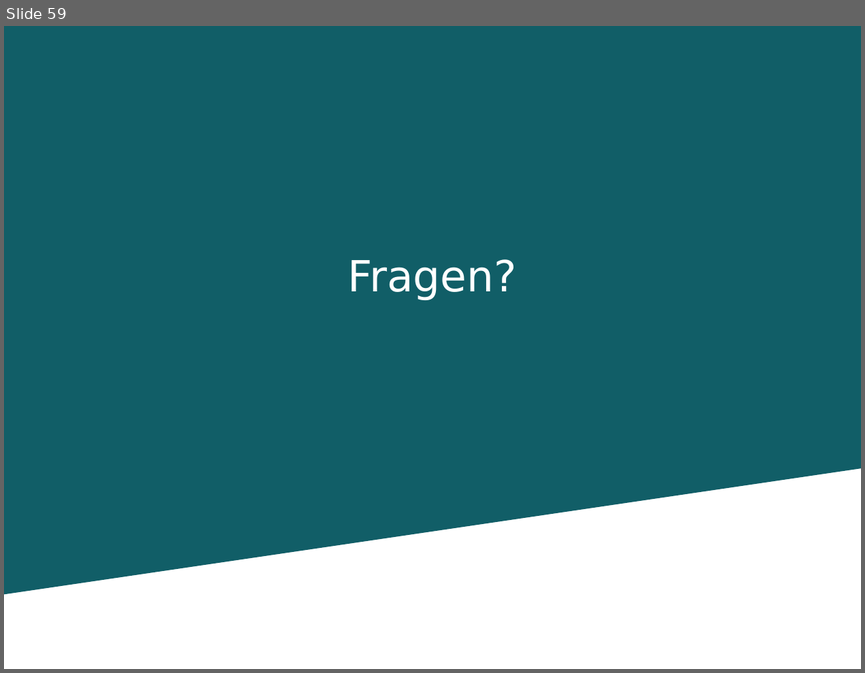
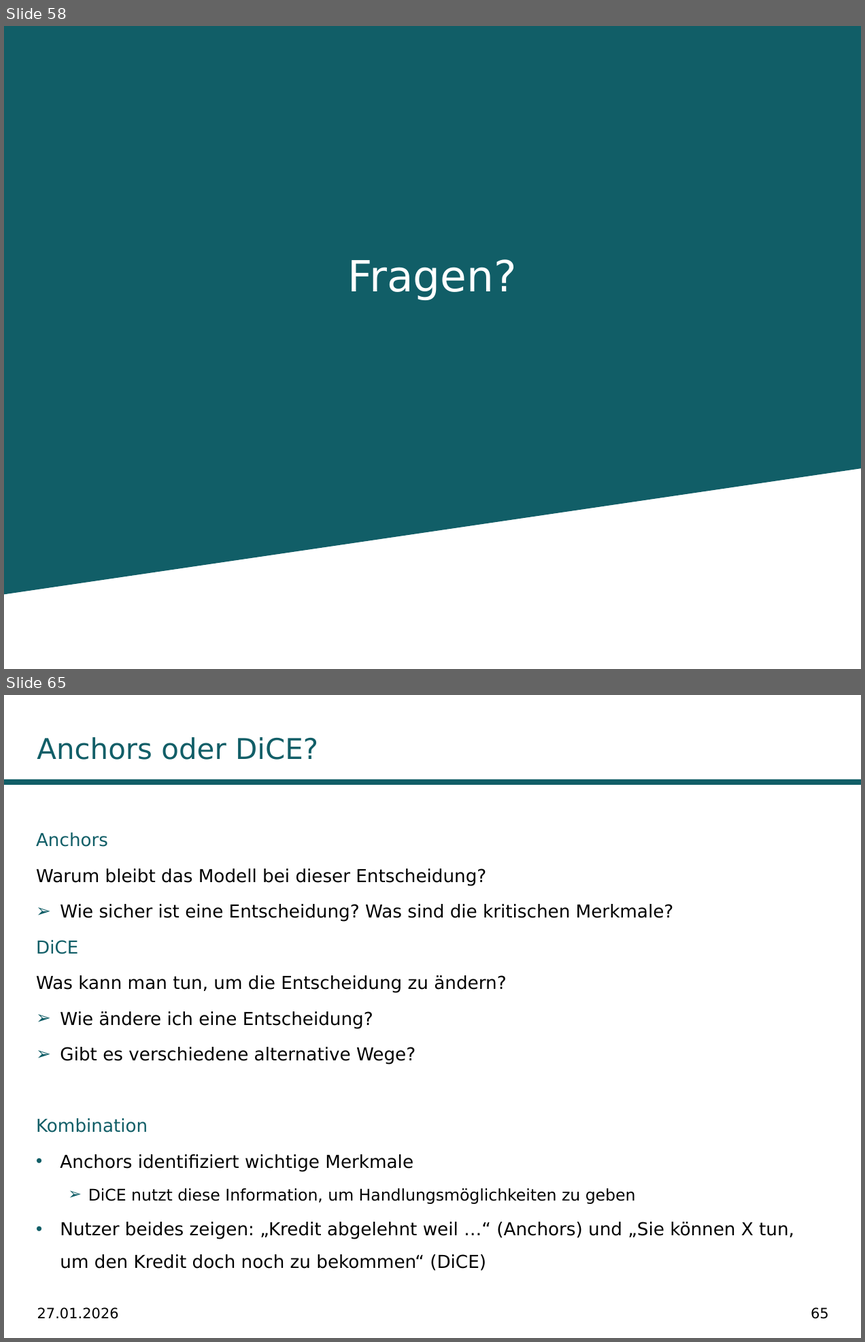
Before and after one commit to fabiw98/Seminar_DICE, a slide deck: Präsentation/PräsentationDiCE.pptx. Shown one above the other, each under a label of ours: slide 59 before the commit, slides 58 and 65 after it; the slides between them are not shown. The pictures are 865x673 and 865x1342 pixels, drawn with LibreOffice and Linux fonts; fonts in the diff are those of the drawing; background and template pictures are left out. Boxes give left, top, right and bottom in pixels: in the first picture for what was removed or moved away, otherwise in the second. Text is boxed around its words. In the diff, an @@ line names an element or a change of style, - is before the commit and + after.

```diff
--- a/Präsentation/PräsentationDiCE.pptx
+++ b/Präsentation/PräsentationDiCE.pptx
@@ slide 65 added at (x1=4, y1=695, x2=861, y2=1338), background #FFFFFF @@
@@ title added at (x1=37, y1=737, x2=318, y2=760), 24 pt, text #115E67 @@
+Anchors oder DiCE?
@@ rectangle added at (x1=4, y1=779, x2=861, y2=784), fill #115E67 @@
@@ text added at (x1=36, y1=832, x2=794, y2=1270), 15 pt, text #000000 @@
+Anchors
+Warum bleibt das Modell bei dieser Entscheidung?
+➢ Wie sicher ist eine Entscheidung? Was sind die kritischen Merkmale?
+DiCE
+Was kann man tun, um die Entscheidung zu ändern?
+➢ Wie ändere ich eine Entscheidung?
+➢ Gibt es verschiedene alternative Wege?
+Kombination
+• Anchors identifiziert wichtige Merkmale
+  ➢ DiCE nutzt diese Information, um Handlungsmöglichkeiten zu geben
+• Nutzer beides zeigen: „Kredit abgelehnt weil …“ (Anchors) und „Sie können X tun, um den Kredit doch noch zu bekommen“ (DiCE)
@@ text added at (x1=37, y1=1307, x2=119, y2=1319), 12 pt, text #000000 @@
+27.01.2026
@@ page number added at (x1=810, y1=1307, x2=829, y2=1319), 12 pt, text #000000 @@
+65
@@ what was slide 59 is now slide 58 @@
```
Also in this commit, not shown: 45 slides changed, 7 other slides added.
